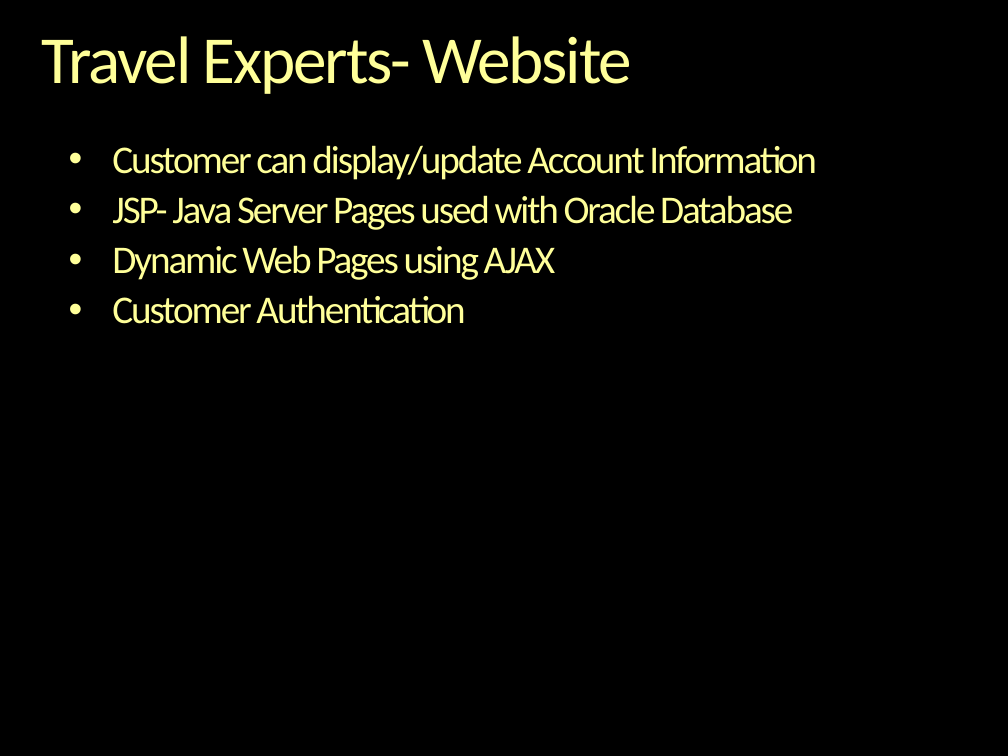
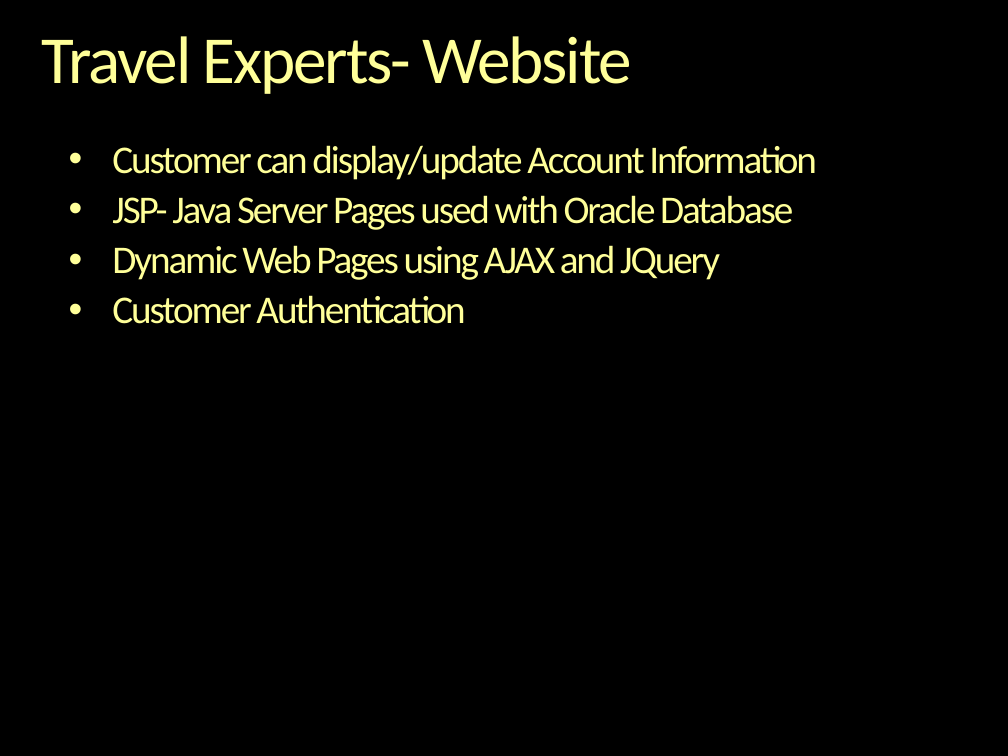
Before and after one commit to alonch/java-travels-experts, a slide deck: slide 14 of src/travelexperts/Developers.pptx (slide 13 before the commit). Drawn at 1008x756 pixels with LibreOffice and Linux fonts; fonts in the diff are those of the drawing; background and template pictures are left out. Boxes give left, top, right and bottom in pixels: in the first picture for what was removed or moved away, otherwise in the second. Text is boxed around its words. In the diff, an @@ line names an element or a change of style, - is before the commit and + after.

```diff
--- a/src/travelexperts/Developers.pptx
+++ b/src/travelexperts/Developers.pptx
@@ text at [112,245,720,280]: text changed @@
-• Dynamic Web Pages using AJAX
+• Dynamic Web Pages using AJAX and JQuery
```
Also in this commit, not shown: 3 other slides changed, 2 slides added.
